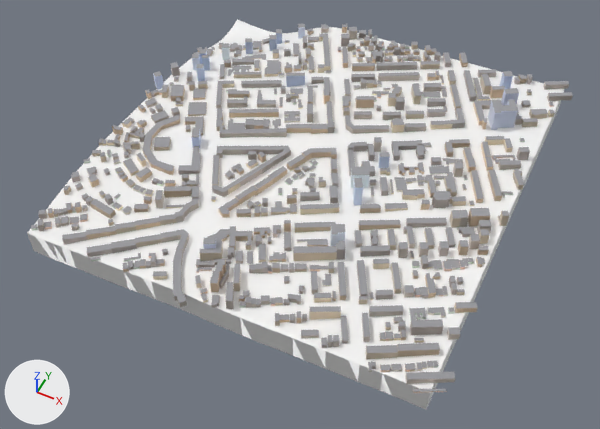
An edit to the glTF model public/tiles/2/-2_-3.glb, drawn before and after from the same camera.
Camera for both pictures: a 50 mm camera at (-879.0, 1176.0, 1590.0) aimed at (-1519.0, 2456.0, -10.0). Every picture has the same lights, and +X, +Y and +Z are marked at lower left. The older version comes first. Where no turn or scale is listed for an object, it has been applied to the vertices. Vertices at exactly the same position are counted once.

Objects in the first picture: 't2_-2_-3'.
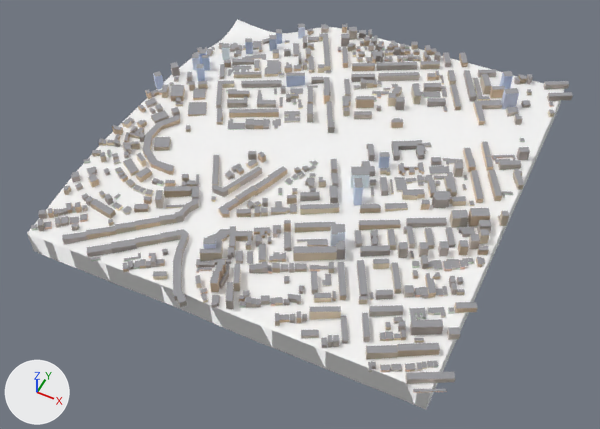
Where the newer file only moved an object's origin or applied its transform, the numbers keep the older frame.

Changed parts and their boxes [x1, y1, x2, y2] in the pictures (600 x 429 px; the box of a moved part takes in the faces that stretch with it):
part 1 of me_t2__2__3, deleted
    before: [178, 100, 548, 175]
part 2 of me_t2__2__3, moved or reshaped
    both: [28, 121, 551, 405]
part 3 of me_t2__2__3, deleted
    before: [216, 120, 367, 176]

What changed in the scene script:
```text
Change me_t2__2__3:
    used by ob_t2__2__3; location = (-1524.0, 2553.0, 69.0)
    remove me_t2__2__3.from_pydata(...)  # 7890 vertices, 11485 faces; spans x -535.0..535.0, y -539.0..539.0, z -114.0..114.0
    add me_t2__2__3.from_pydata(...)  # 7568 vertices, 11032 faces; spans x -535.0..535.0, y -539.0..539.0, z -114.0..109.0
    me_t2__2__3 part 1: 19 loose pieces with 232 vertices, spanning x -374.0..487.0, y -203.0..401.0, z 30.0..114.0, are deleted
    me_t2__2__3 part 2
    74 faces are deleted
    74 new faces join them, mat_far_terrain (white #ffffff)
    me_t2__2__3 part 3
    90 vertices are removed from x -288.0..117.0, y -115.0..114.0, z 36.0..60.0
    141 faces are deleted
```
